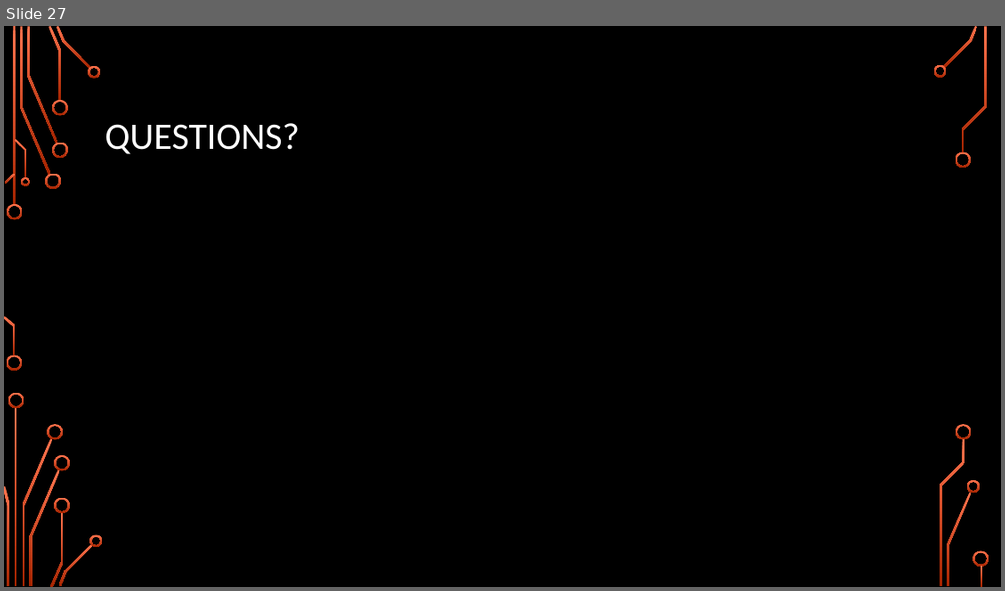
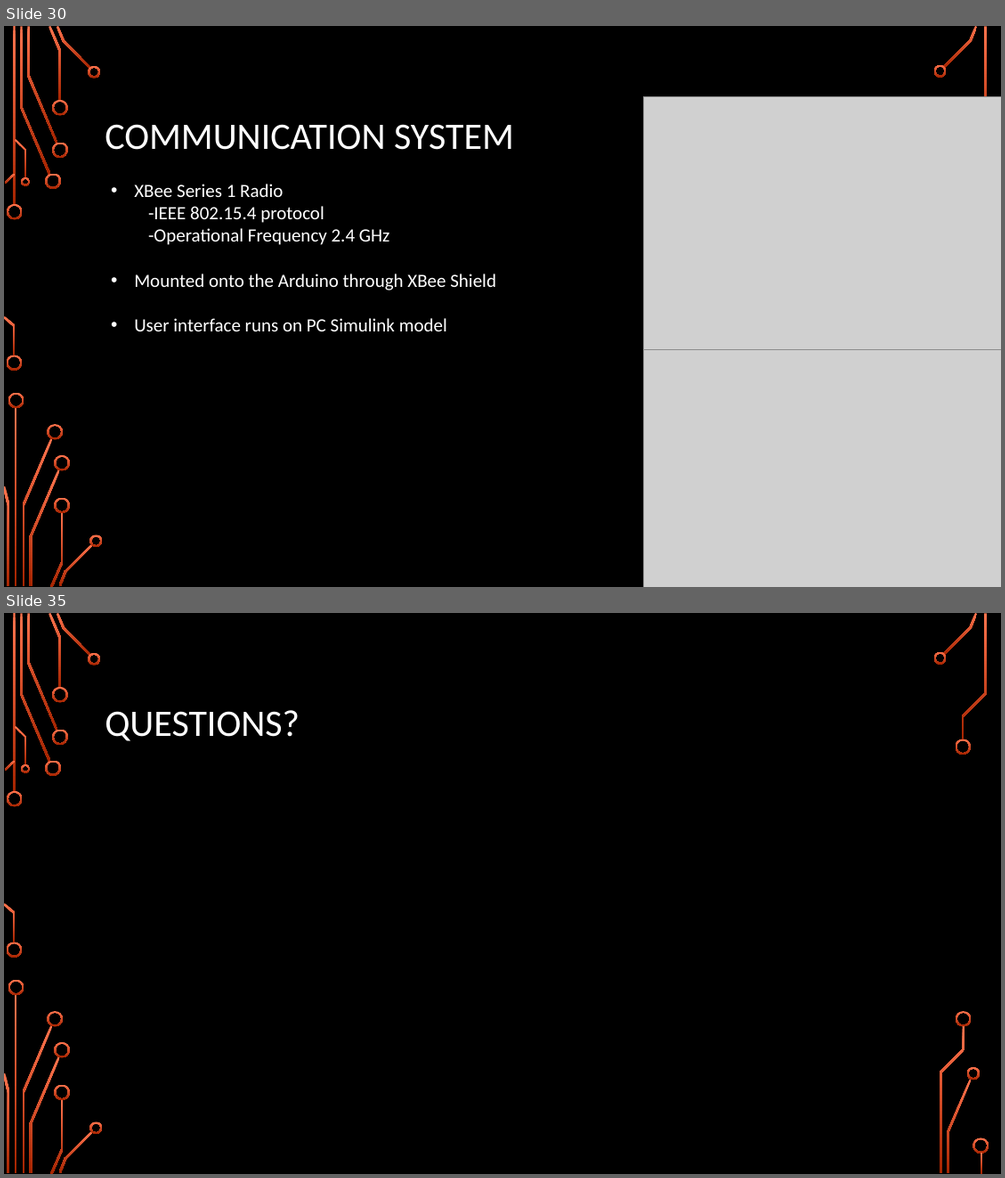
Before and after one commit to Logiant/AgileRoboticControls, a slide deck: Documentation/Presentation/Design Presentation/Design Presentation.pptx. Shown one above the other, each under a label of ours: slide 27 before the commit, slides 30 and 35 after it; the slides between them are not shown. The pictures are 1005x591 and 1005x1178 pixels, drawn with LibreOffice and Linux fonts; fonts in the diff are those of the drawing; grey boxes stand for pictures; background and template pictures are left out. Boxes give left, top, right and bottom in pixels: in the first picture for what was removed or moved away, otherwise in the second. Text is boxed around its words. In the diff, an @@ line names an element or a change of style, - is before the commit and + after.

```diff
--- a/Documentation/Presentation/Design Presentation/Design Presentation.pptx
+++ b/Documentation/Presentation/Design Presentation/Design Presentation.pptx
@@ slide 30 added at (4,26,1001,587), background picture (left out); not listed: 32 template elements that a slide beside it also shows @@
@@ picture added at (643,97,1001,350) @@
@@ title added at (105,124,514,150), 36 pt, text #FFFFFF @@
+COMMUNICATION SYSTEM
@@ text added at (134,184,496,331), 18 pt, text #FFFFFF @@
+• XBee Series 1 Radio
+  -IEEE 802.15.4 protocol
+  -Operational Frequency 2.4 GHz
+• Mounted onto the Arduino through XBee Shield
+• User interface runs on PC Simulink model
@@ picture added at (643,350,1001,587) @@
@@ what was slide 27 is now slide 35 @@
```
Also in this commit, not shown: 1 slide changed, 8 other slides added, 1 slide removed, 2 other files.
